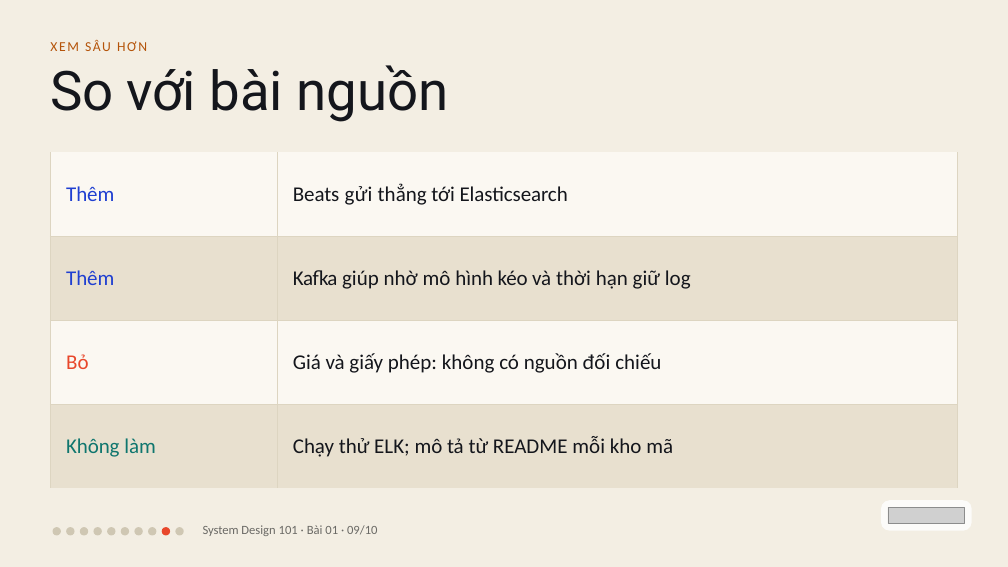
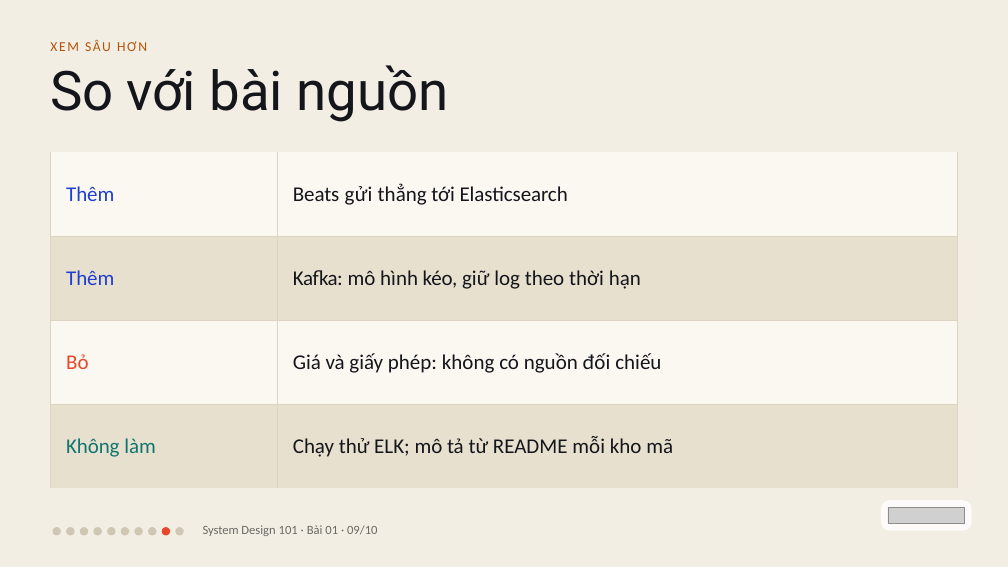
Before and after one commit to vohoailinh90/tool-marketing-studio, a slide deck: slide 9 of system-design-101/vi/lessons/sd-06-001/slides/sd-06-001.pptx. Drawn at 1008x567 pixels with LibreOffice and Linux fonts; fonts in the diff are those of the drawing; grey boxes stand for pictures. Boxes give left, top, right and bottom in pixels: in the first picture for what was removed or moved away, otherwise in the second. Text is boxed around its words. In the diff, an @@ line names an element or a change of style, - is before the commit and + after.

```diff
--- a/system-design-101/vi/lessons/sd-06-001/slides/sd-06-001.pptx
+++ b/system-design-101/vi/lessons/sd-06-001/slides/sd-06-001.pptx
@@ table at bbox=[50, 152, 958, 461] @@
-row 2, column 2: Kafka giúp nhờ mô hình kéo và thời hạn giữ log
+row 2, column 2: Kafka: mô hình kéo, giữ log theo thời hạn
```
Also in this commit, not shown: 3 other slides changed, 3 other files.
